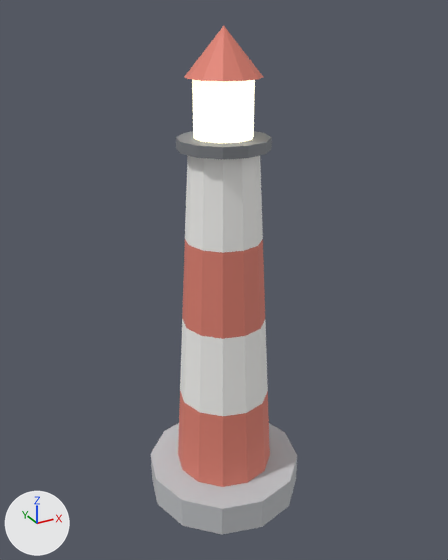
What one commit did to the glTF model ClientWeb/src/assets/models/ocean/lighthouse.glb.
Both versions are drawn from a 50 mm lens placed at (-0.788, -1.433, 1.44), pointed at (0.005, 0.007, 0.72). Every picture has the same lights, and +X, +Y and +Z are marked at lower left. The first picture is the older version.

In view in the first picture: 'Lighthouse'.
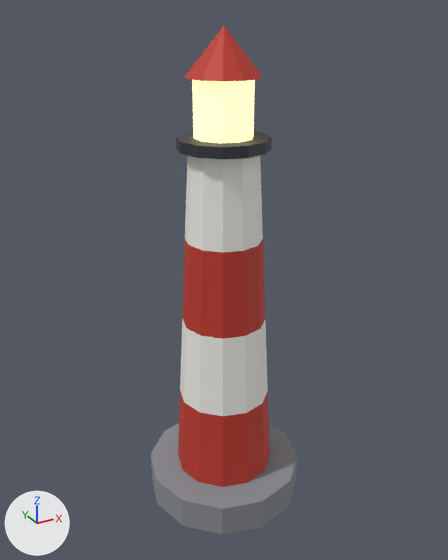
Scene script edits in JSON lines:
```json
{"op": "set", "path": "mat_base_mat.base_color", "old": "(0.541, 0.553, 0.573)", "new": "(0.254, 0.266, 0.287)", "note": "light grey #c2c4c7 -> grey #8a8d92"}
{"op": "set", "path": "mat_band_0_mat.base_color", "old": "(0.753, 0.224, 0.169)", "new": "(0.527, 0.0409, 0.0242)", "note": "pink #e18272 -> red #c0392b"}
{"op": "set", "path": "mat_band_2_mat.base_color", "old": "(0.753, 0.224, 0.169)", "new": "(0.527, 0.0409, 0.0242)", "note": "pink #e18272 -> red #c0392b"}
{"op": "set", "path": "mat_gallery_mat.base_color", "old": "(0.227, 0.239, 0.259)", "new": "(0.0423, 0.0467, 0.0545)", "note": "grey #83868b -> dark grey #3a3d42"}
{"op": "set", "path": "mat_lamproom_mat.emission_color", "old": "(1.0, 0.914, 0.659)", "new": "(1.0, 0.815, 0.392)", "note": "beige #fff5d4 -> beige #ffe9a8"}
{"op": "set", "path": "mat_roof_mat.base_color", "old": "(0.753, 0.224, 0.169)", "new": "(0.527, 0.0409, 0.0242)", "note": "pink #e18272 -> red #c0392b"}
```

What differs and where, as boxes (x1, y1, x2, y2) in the pictures (448 x 560 px):
```json
{"object": "Lighthouse", "change": "recoloured", "before": [151, 26, 297, 534], "after": [151, 26, 297, 534], "on screen": "darker"}
```
